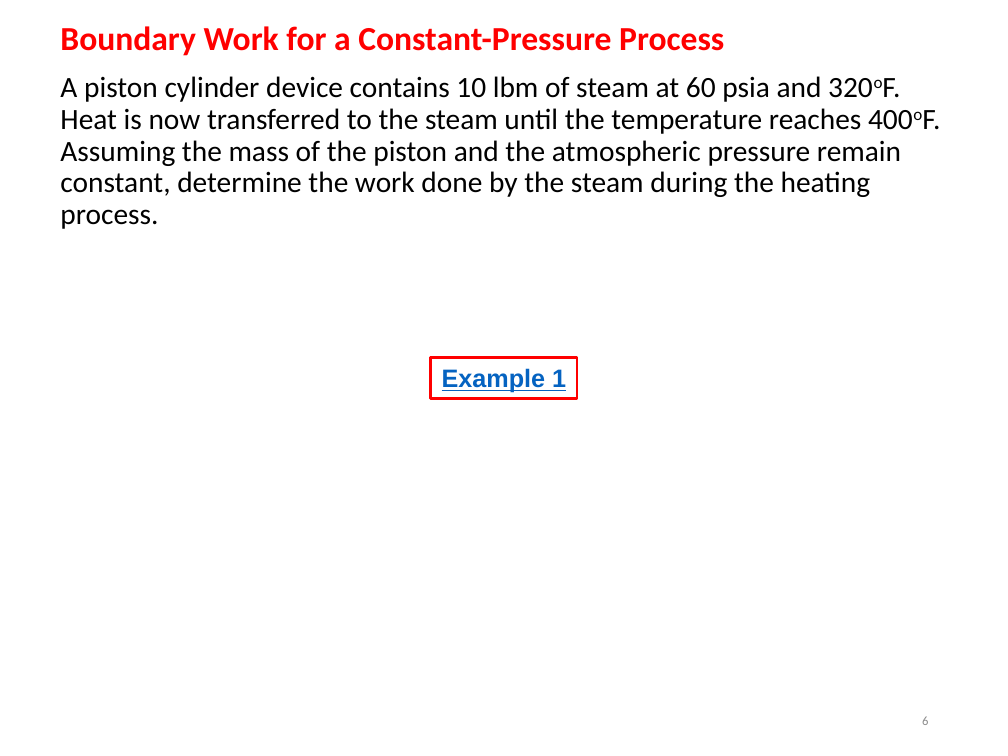
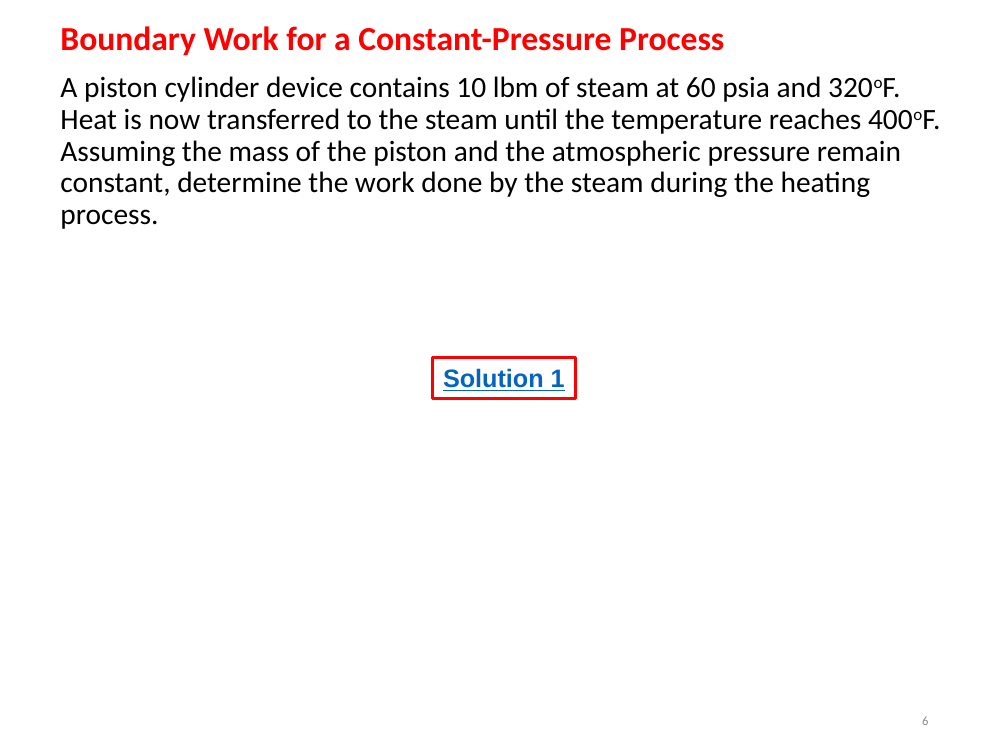
Before and after one commit to longapalooza/ENGR222, a slide deck: slide 6 of 06.Closed Systems.pptx. Drawn at 1008x756 pixels with LibreOffice and Linux fonts; fonts in the diff are those of the drawing. Boxes give left, top, right and bottom in pixels: in the first picture for what was removed or moved away, otherwise in the second. Text is boxed around its words. In the diff, an @@ line names an element or a change of style, - is before the commit and + after.

```diff
--- a/06.Closed Systems.pptx
+++ b/06.Closed Systems.pptx
@@ text in rectangle at (443,368,565,391): text changed @@
-Example 1
+Solution 1
```
Also in this commit, not shown: 5 other slides changed.
